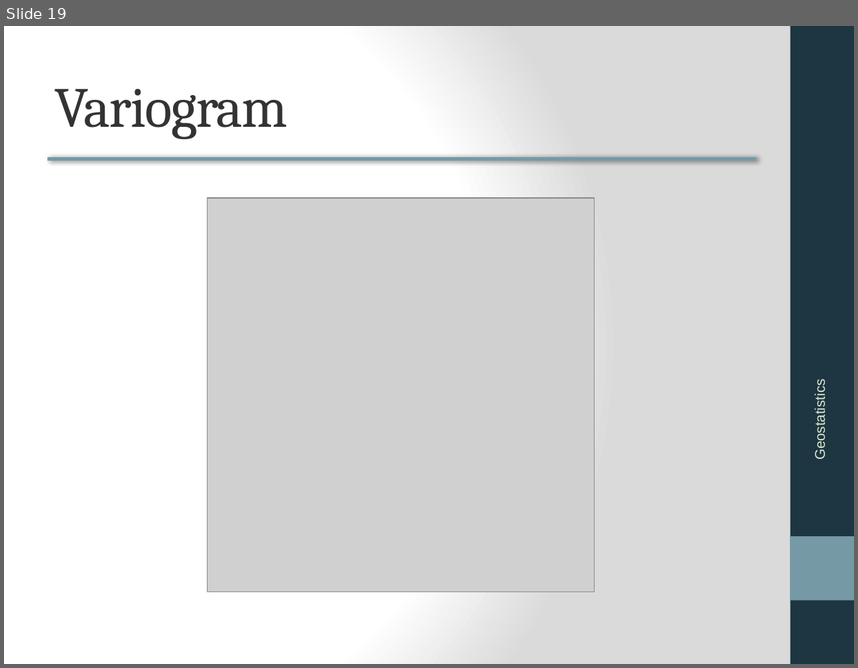
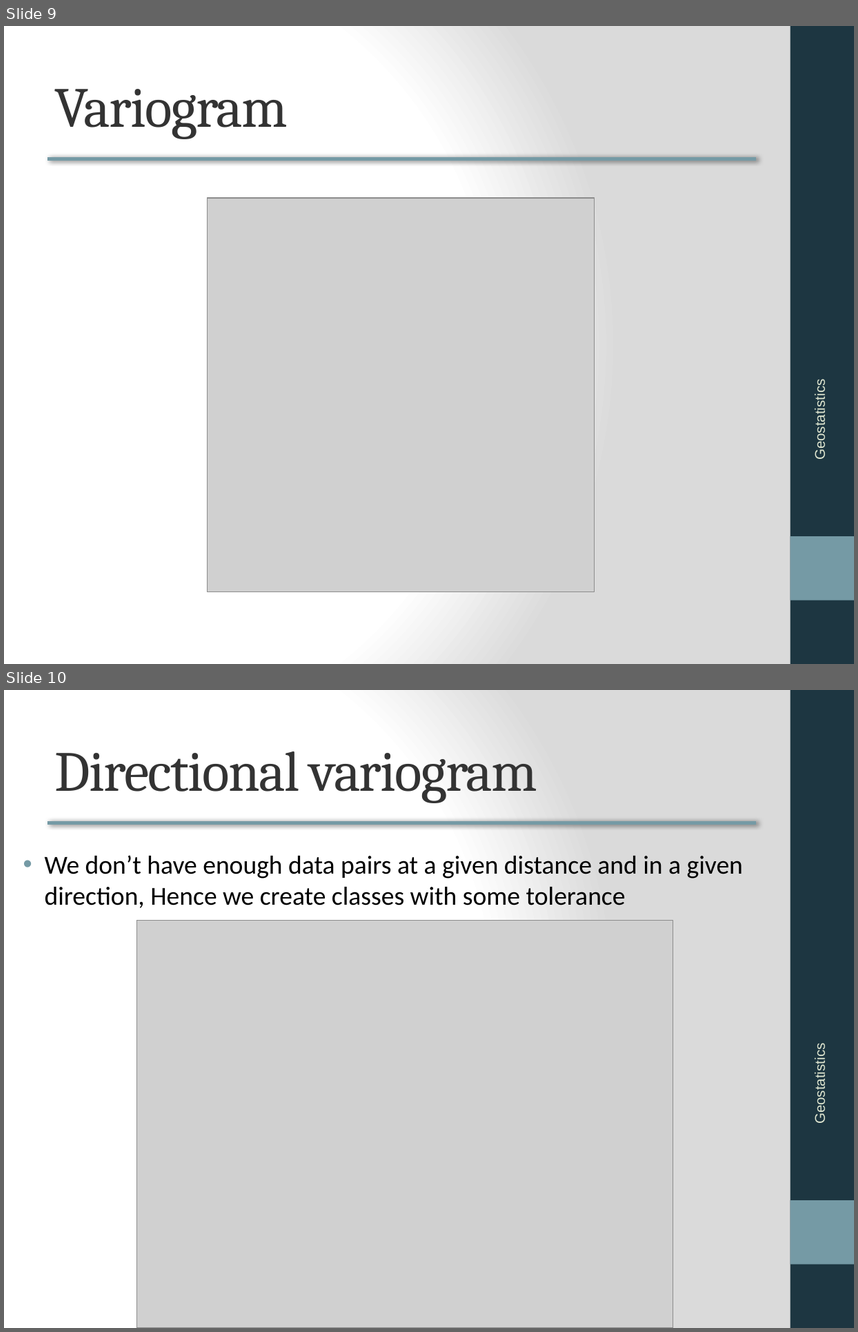
Before and after one commit to milkiaszerai/geol-0097-geostatistics, a slide deck: Slides/GST_Pract_2022_02_Spatial Correlation and Variogram.pptx. Shown one above the other, each under a label of ours: slide 19 before the commit, slides 9 and 10 after it. The pictures are 858x668 and 858x1332 pixels, drawn with LibreOffice and Linux fonts; fonts in the diff are those of the drawing; grey boxes stand for pictures; background and template pictures are left out. Boxes give left, top, right and bottom in pixels: in the first picture for what was removed or moved away, otherwise in the second. Text is boxed around its words. In the diff, an @@ line names an element or a change of style, - is before the commit and + after.

Commit message:
variogram R notebook in progess

```diff
--- a/Slides/GST_Pract_2022_02_Spatial Correlation and Variogram.pptx
+++ b/Slides/GST_Pract_2022_02_Spatial Correlation and Variogram.pptx
@@ slide 10 added at (4,690,854,1328), background gradient #FFFFFF to #DADADA; not listed: 3 template elements that a slide beside it also shows @@
@@ title added at (55,751,538,803), 48 pt, text #333333 @@
+Directional variogram
@@ text added at (45,855,743,908), 22 pt, text #000000 @@
+• We don’t have enough data pairs at a given distance and in a given direction, Hence we create classes with some tolerance
@@ picture added at (136,920,673,1328) @@
@@ text added at (812,1050,828,1122), 12 pt, text #DFE6D0 @@
+Geostatistics
@@ what was slide 19 is now slide 9 @@
```
Also in this commit, not shown: 1 slide removed, 3 other files.
